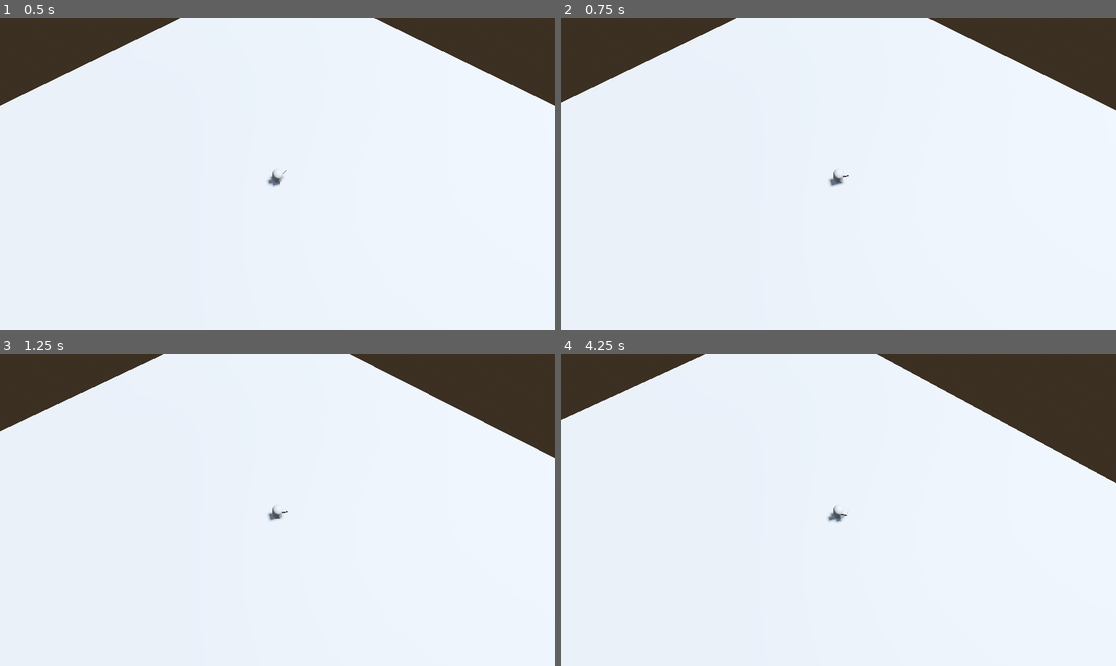
Above: before the commit, frames 1-4 (two rows, left to right).
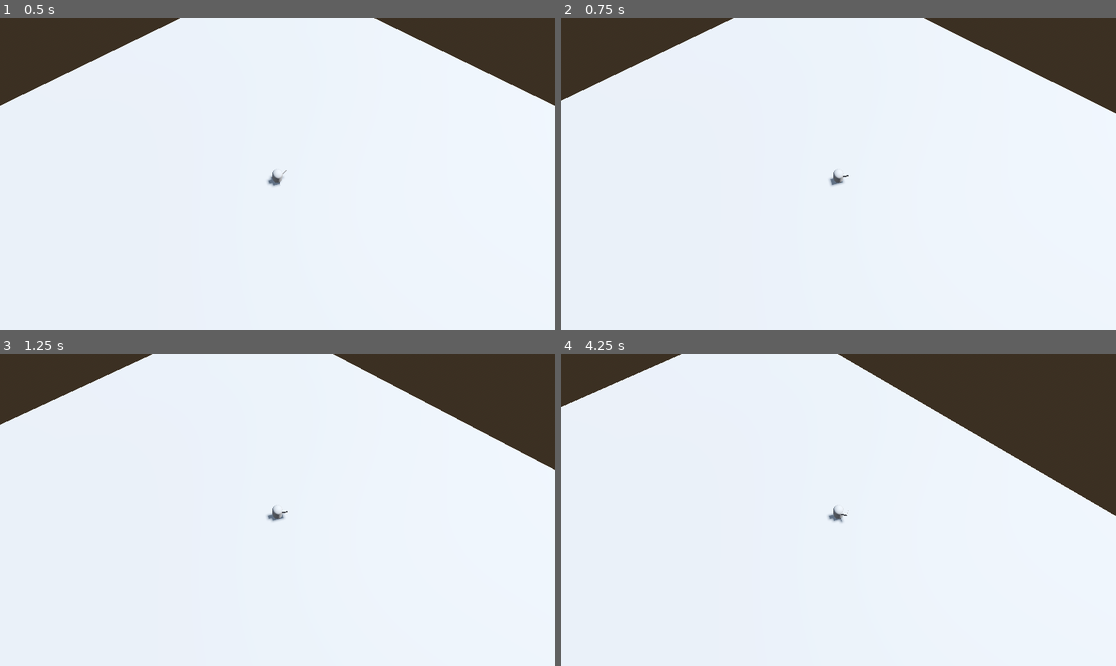
Above: after the commit, the same moments.

Repository: treygrr/ruins
Game: Godot game, scene res://levels/level.tscn
Two runs of this game, one before a commit and one after it. Both use one fixed random seed, a clock stepped at 60 frames per second and the inputs below.
Inputs (mouse positions are in pixels of both pictures, inside the frame that each line leads up to):
- Up to frame 1 (0.5 s): no input
- Up to frame 2 (0.75 s): tap Enter at 0.5 s; move the mouse to (960, 158) at 0.52 s; hold Right mouse button (game_fire_alternate) from 0.53 s (still down); click (960, 158) at 0.67 s
- Up to frame 3 (1.25 s): keep holding Right mouse button (game_fire_alternate)
- Up to frame 4 (4.25 s): move the mouse to (727, 525) at 1.27 s; release Right mouse button (game_fire_alternate) at 1.28 s; tap Middle mouse button (game_camera_move) at 1.35 s; click (727, 525) at 1.42 s; right-click (727, 525) at 1.55 s; move the mouse to (894, 441) at 2.02 s; hold Right mouse button (game_fire_alternate) 2.03-2.78 s; tap Mouse wheel up (game_camera_zoom_in) at 2.1 s; click (894, 441) at 2.17 s; move the mouse to (810, 572) at 2.77 s; tap Mouse wheel down (game_camera_zoom_out) at 2.85 s; click (810, 572) at 2.92 s; right-click (810, 572) at 3.05 s; move the mouse to (1005, 556) at 3.52 s; hold Right mouse button (game_fire_alternate) from 3.53 s (still down); click (1005, 556) at 3.67 s

Frame 1 is identical in both runs. In frame 2, 0.5% of the frame differs, in the area x 0-100%, y 0-54%; in frame 3, 1.8%; in frame 4, 5.0%, in the area x 0-100%, y 0-55%.

Commit message:
Fix delta timings

Diff:
--- a/Player/player.gd
+++ b/Player/player.gd
@@ -3,8 +3,8 @@
 @onready var navigation_agent := $NavigationAgent3D
 @onready var camera := $CameraController/SpringArm3D/Camera3D
 
-@export_range(0, 100) var speed: int = 5
-@export_range(0, 100) var turn_speed: int = 5
+@export_range(0, 1000) var speed: int = 500
+@export_range(0, 100) var turn_speed: int = 100
 
 func _ready():
 	pass
@@ -18,20 +18,19 @@
 
 func _input(event):
 	if event is InputEventMouseButton and event.is_action_pressed("game_fire_alternate"):
-		# Get the mouse position
+		# get the mouse position
 		var mouse_position = event.position
 
-		# Perform a raycast to determine where the player clicked in the 3D world
+		# perform a raycast to determine where the player clicked in the 3D world
 		var ray_origin = camera.project_ray_origin(mouse_position)
 		var ray_direction = camera.project_ray_normal(mouse_position)
-		var ray_length = 1000.0 # The distance the ray can check
+		var ray_length = 1000.0
 
-		# Create a PhysicsRayQueryParameters3D object
 		var query = PhysicsRayQueryParameters3D.new()
 		query.from = ray_origin
 		query.to = ray_origin + ray_direction * ray_length
 
-		# Raycast to the environment using the query object
+		# raycast to the environment using the query object
 		var space_state = get_world_3d().direct_space_state
 		var result = space_state.intersect_ray(query)
 
@@ -40,14 +39,22 @@
 			navigation_agent.debug_enabled
 			navigation_agent.set_target_position(result.position)
 
-
-func move_player(delta):
+func move_player(delta:float):
 	var target_position = navigation_agent.get_next_path_position()
 	var direction = global_position.direction_to(target_position)
 
-	velocity = direction * speed
-	face_direction(target_position)
+	velocity = direction * speed * delta
+	face_direction(target_position, delta)
 	move_and_slide()
 
-func face_direction(direction: Vector3):
-	look_at(Vector3(direction.x, global_position.y, direction.z), Vector3.UP)
+func face_direction(direction: Vector3, delta: float):
+	# calculate the target direction, keeping the Y component unchanged
+	var target_direction = Vector3(direction.x, global_position.y, direction.z)
+
+	# calculate the desired direction (where we want the player to face)
+	var desired_direction = (target_direction - global_position).normalized()
+
+	# get the current Y rotation (yaw)
+	var current_rotation = rotation.y
+	var target_rotation = atan2(-desired_direction.x, -desired_direction.z)
+	rotation.y = lerp_angle(current_rotation, target_rotation, turn_speed * delta)
Not shown, added: Player/pla26B9.tmp
Not shown, added: levels/levEAE1.tmp
